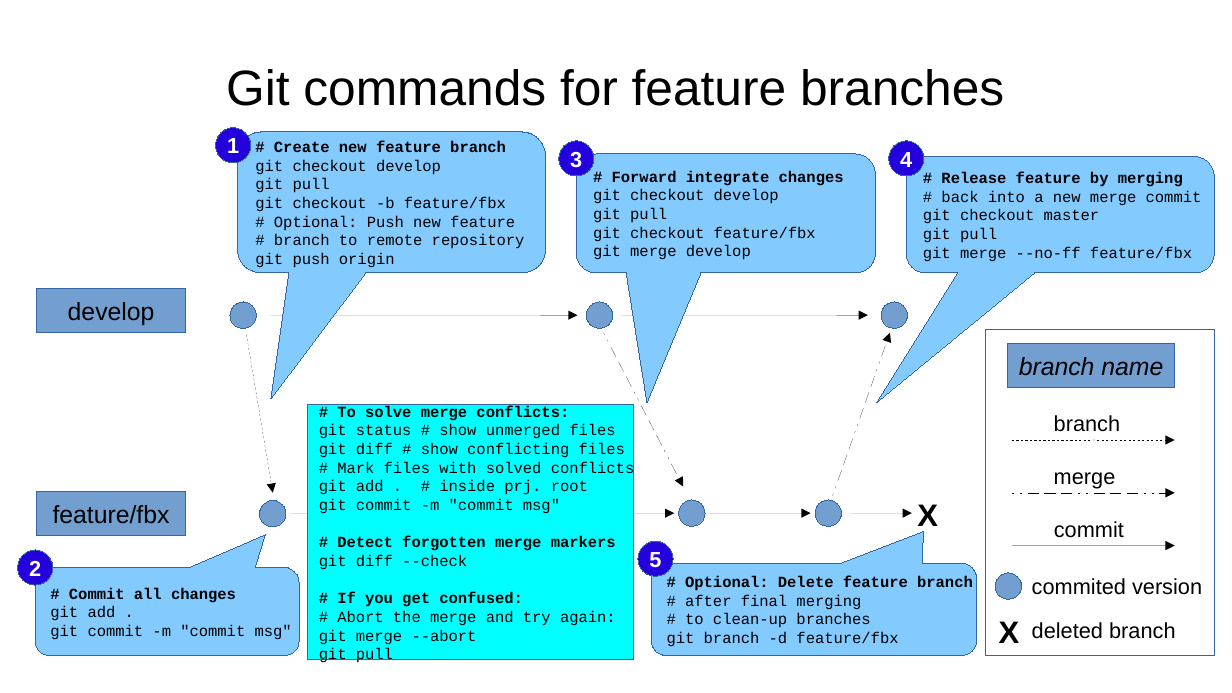
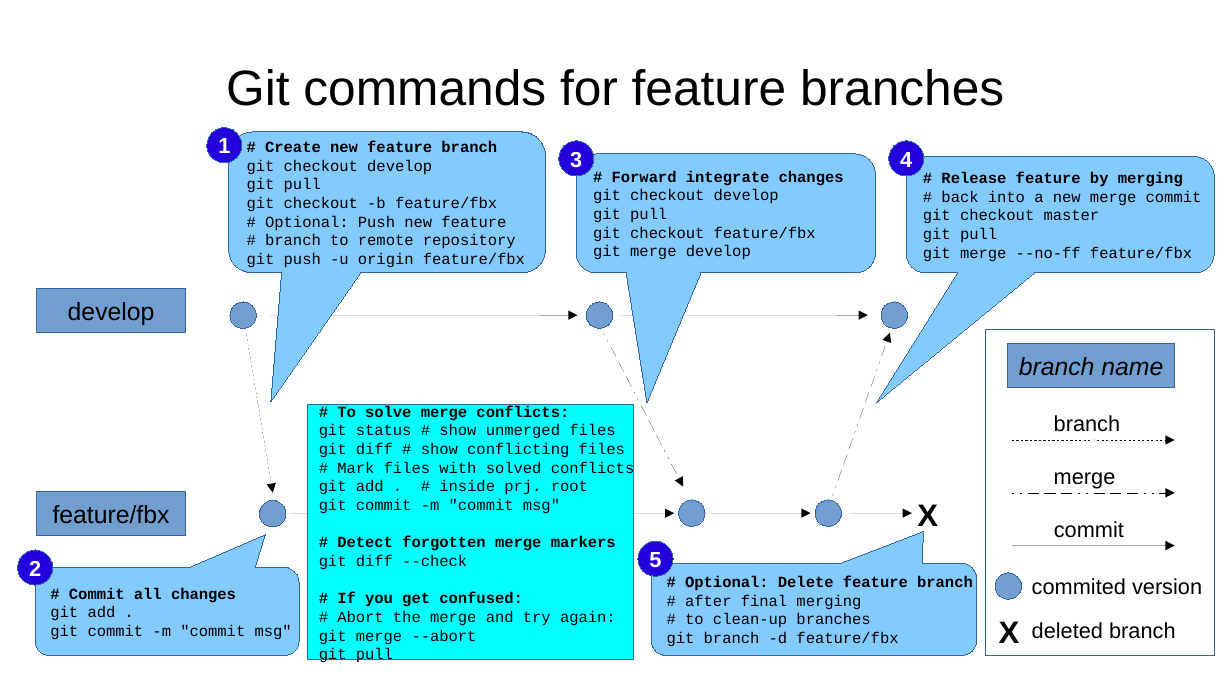
Before and after one commit to aryoda/git_essentials, a slide deck: slide 9 of Introduction to Git collaboration workflows.odp. Drawn at 1232x693 pixels with LibreOffice and Linux fonts; fonts in the diff are those of the drawing. Boxes give left, top, right and bottom in pixels: in the first picture for what was removed or moved away, otherwise in the second. Text is boxed around its words. In the diff, an @@ line names an element or a change of style, - is before the commit and + after.

Commit message:
fixed wrong --set-upstream command; more TODOs

```diff
--- a/Introduction to Git collaboration workflows.odp
+++ b/Introduction to Git collaboration workflows.odp
@@ ellipse "1": place and size @@
-ellipse "1" at [216,127,250,162]
+ellipse "1" at [207,127,241,162]
@@ rounded speech box "# Create new feature branch": place and size @@
-rounded speech box "# Create new feature branch" at [238,132,547,273]
+rounded speech box "# Create new feature branch" at [229,132,546,273]
@@ rounded speech box "# Create new feature branch" at [229,132,546,273]: proportions changed @@
@@ text in rounded speech box at [247,253,525,268]: text changed @@
-git push origin
+git push -u origin feature/fbx
```
Also in this commit, not shown: 1 other slide changed, 1 slide added.
